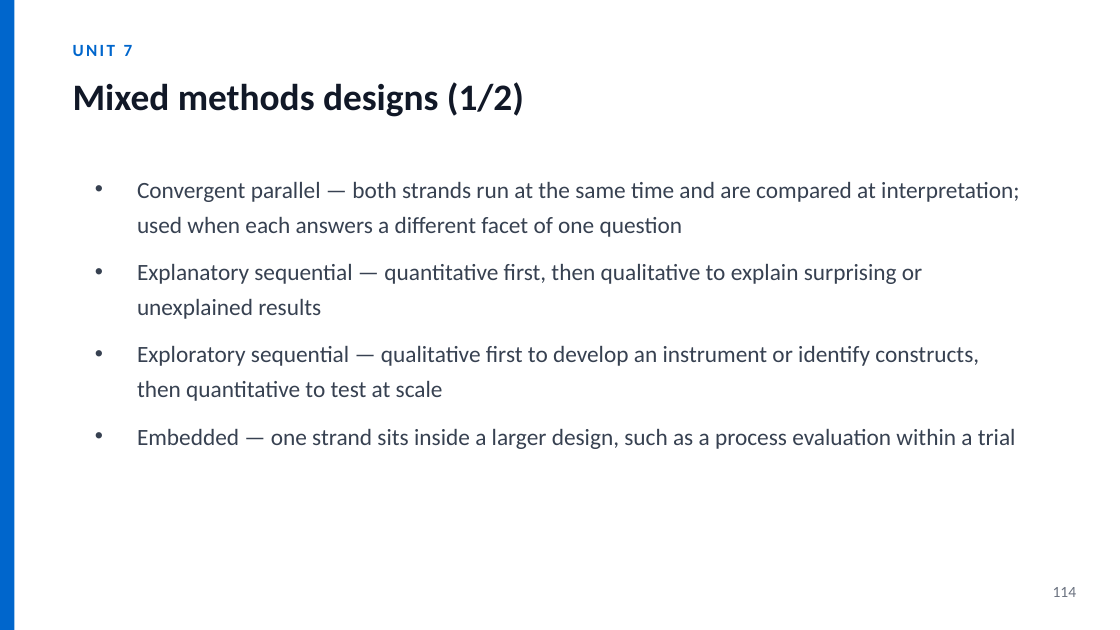
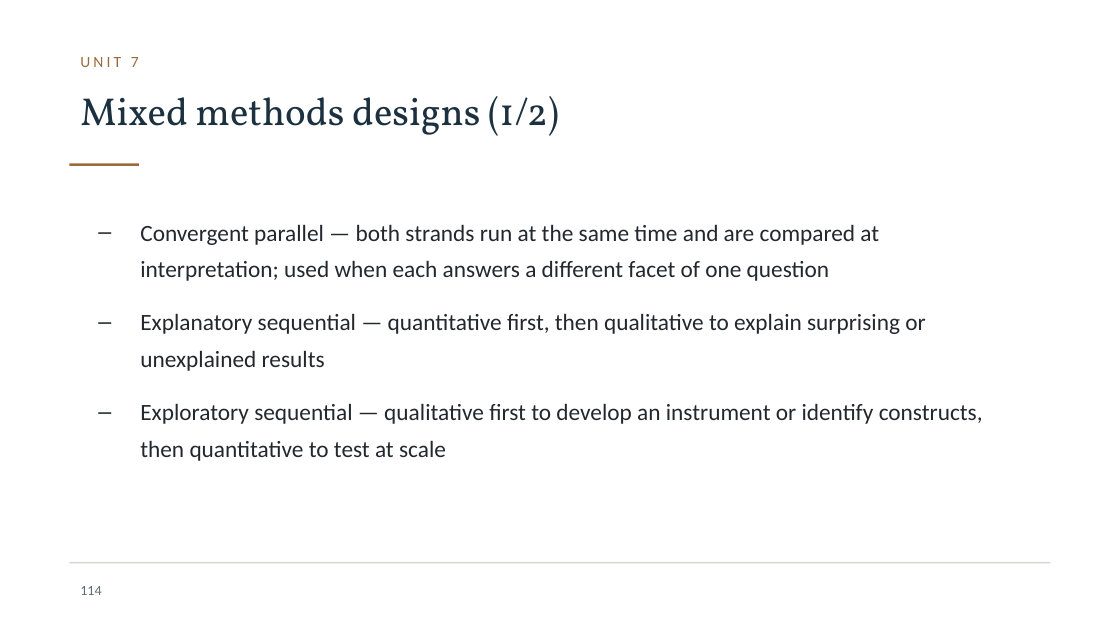
Before and after one commit to JesseAnak7534/ICBB, a slide deck: slide 114 of icbb-website/materials/research-methods/research-methods-slides.pptx. Drawn at 1120x630 pixels with LibreOffice and Linux fonts; fonts in the diff are those of the drawing; background and template pictures are left out. Boxes give left, top, right and bottom in pixels: in the first picture for what was removed or moved away, otherwise in the second. Text is boxed around its words. In the diff, an @@ line names an element or a change of style, - is before the commit and + after.

Commit message:
Ship PowerPoint only for slides, and redesign the materials typography
Two complaints, both fair.

Slides were HTML as well as PowerPoint
- The generator wrote 23 HTML slide decks alongside the .pptx files, so the
  folder looked like a pile of web pages. Slides are now PowerPoint only.
- The HTML used to lay out the PDFs is an intermediate and goes to a scratch
  directory. The generator also deletes anything that is not .pptx or .pdf
  from materials/, so stale formats cannot accumulate.
- materials/ went from 46 files to 23: 11 decks and 12 PDFs.
- The API no longer serves .html at all — serving arbitrary HTML from a path
  parameter was a liability once nothing needed it.

The design looked generated
- Dropped the blue-to-green gradient, the rounded accent bar and the circular
  badges. Title slides are now one solid ink ground with a single bronze rule;
  content slides lead with a serif heading over a short rule.
- Typography is Constantia for reading text and Corbel for labels and tables,
  in the decks and the PDFs alike, so the two formats read as one set.
- Bullets are an en dash rather than a filled disc; tables use hairline rules
  instead of banded fills; the palette is ink and bronze on paper.
- Handouts gained a proper masthead, an italic standfirst and a running foot.

Fonts: web fonts were tried and abandoned. Only a family already in Chrome's
cache rendered — Spectral came through while IBM Plex Sans, Archivo, Source
Sans 3, Work Sans and Karla all silently fell back — so the same source
produced different PDFs on different runs. Constantia and Corbel ship with
Windows and Office, embed into the PDF, and are what the decks use, so the
build is reproducible.

Verified: Constantia and Corbel both embedded in the PDFs; decks pass a full
XML well-formedness check across 100 parts with 48 native bullet paragraphs
and no drawn-shape text.

```diff
--- a/icbb-website/materials/research-methods/research-methods-slides.pptx
+++ b/icbb-website/materials/research-methods/research-methods-slides.pptx
@@ rectangle removed at (0, 0, 15, 630) @@
@@ text "UNIT 7": place and size @@
-text "UNIT 7" at (73, 45, 133, 56)
+text "UNIT 7" at (80, 57, 139, 67)
@@ text "UNIT 7" at (80, 57, 139, 67): size 11 to 10 pt, text colour #0066CC to #9A6A3C, letter spacing 1.5 to 2 pt, bold off @@
@@ text "Mixed methods designs (1/2)": place and size @@
-text "Mixed methods designs (1/2)" at (73, 82, 524, 117)
+text "Mixed methods designs (1/2)" at (80, 96, 559, 136)
@@ text "Mixed methods designs (1/2)" at (80, 96, 559, 136): size 24 to 25 pt, font Calibri to Vollkorn, text colour #111827 to #1C3140, bold off @@
@@ rectangle added at (69, 164, 139, 166), fill #9A6A3C @@
@@ text "Convergent parallel — both strands ...": place and size @@
-text "Convergent parallel — both strands ..." at (137, 182, 1019, 449)
+text "Convergent parallel — both strands ..." at (140, 224, 983, 461)
@@ text "Convergent parallel — both strands ..." at (140, 224, 983, 461): text colour #374151 to #23282E; bullet • to –; line spacing 1.25 to 1.3; more space between paragraphs @@
@@ text at (137, 429, 1016, 449): paragraph removed @@
-• Embedded — one strand sits inside a larger design, such as a process evaluation within a trial
@@ rectangle added at (69, 562, 1051, 563), fill #D8D3CB @@
@@ page number: place and size @@
-page number at (1053, 587, 1077, 597)
+page number at (80, 586, 101, 595)
@@ page number at (80, 586, 101, 595): size 10 to 9 pt, text colour #6B7280 to #5F6B76 @@
```
Also in this commit, not shown: 185 other slides changed, 49 other files.
